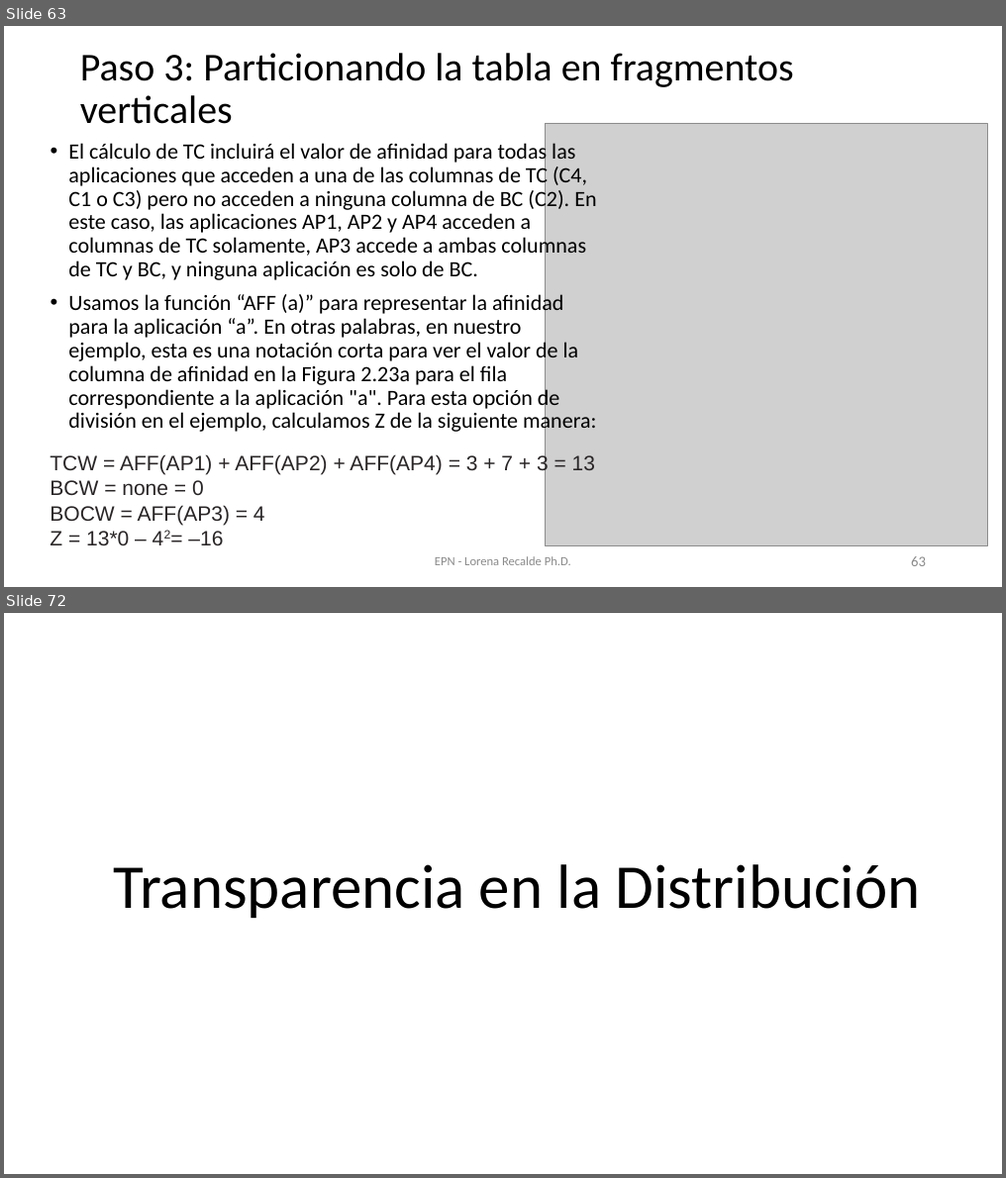
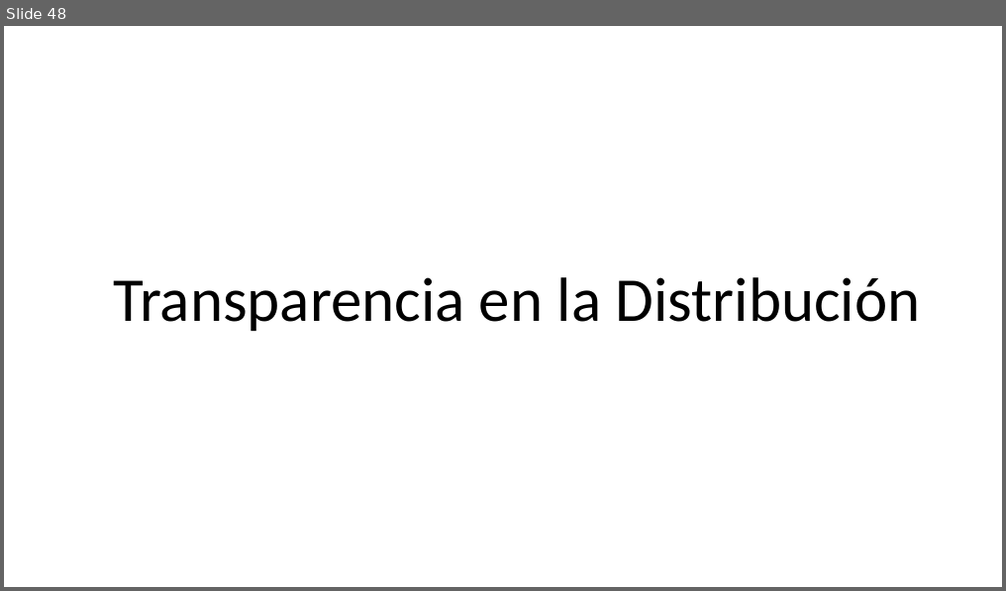
Before and after one commit to lore10/BDDD, a slide deck: slides/Semana3_V1.pptx. Shown one above the other, each under a label of ours: slides 63 and 72 before the commit, slide 48 after it; the slides between them are not shown. The pictures are 1006x1178 and 1006x591 pixels, drawn with LibreOffice and Linux fonts; fonts in the diff are those of the drawing; grey boxes stand for pictures. Boxes give left, top, right and bottom in pixels: in the first picture for what was removed or moved away, otherwise in the second. Text is boxed around its words. In the diff, an @@ line names an element or a change of style, - is before the commit and + after.

```diff
--- a/slides/Semana3_V1.pptx
+++ b/slides/Semana3_V1.pptx
@@ slide 63 removed at (4, 26, 1002, 587), background #FFFFFF @@
@@ title removed at (80, 53, 794, 124) @@
-Paso 3: Particionando la tabla en fragmentos verticales
@@ text removed at (68, 140, 596, 435) @@
-• El cálculo de TC incluirá el valor de afinidad para todas las aplicaciones que acceden a una de las columnas de TC (C4, C1 o C3) pero no acceden a ninguna columna de BC (C2). En este caso, las aplicaciones AP1, AP2 y AP4 acceden a columnas de TC solamente, AP3 accede a ambas columnas de TC y BC, y ninguna aplicación es solo de BC.
-• Usamos la función “AFF (a)” para representar la afinidad para la aplicación “a”. En otras palabras, en nuestro ejemplo, esta es una notación corta para ver el valor de la columna de afinidad en la Figura 2.23a para el fila correspondiente a la aplicación "a". Para esta opción de división en el ejemplo, calculamos Z de la siguiente manera:
@@ picture removed at (546, 123, 987, 547) @@
@@ text removed at (50, 455, 595, 546) @@
-TCW = AFF(AP1) + AFF(AP2) + AFF(AP4) = 3 + 7 + 3 = 13
-BCW = none = 0
-BOCW = AFF(AP3) = 4
-Z = 13*0 – 42= –16
@@ text removed at (435, 557, 571, 566) @@
-EPN - Lorena Recalde Ph.D.
@@ page number removed at (911, 557, 926, 567) @@
-63
@@ what was slide 72 is now slide 48 @@
```
Also in this commit, not shown: 6 slides changed, 23 other slides removed, 4 other files.
